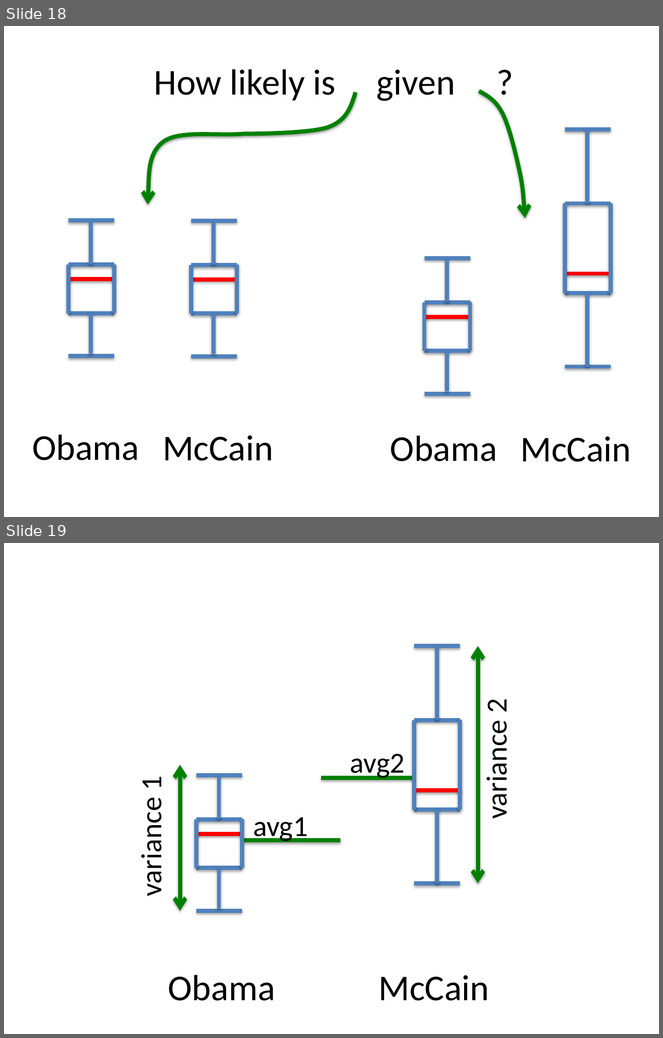
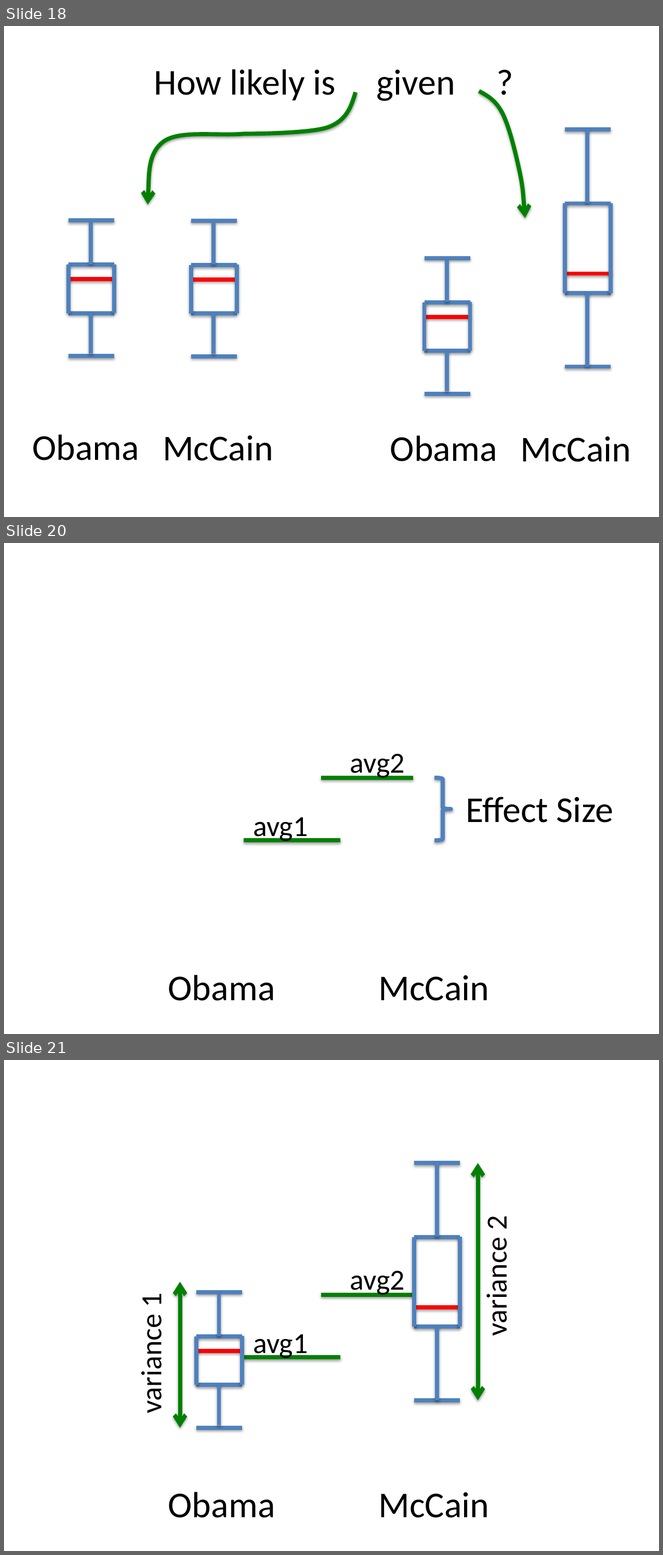
Before and after one commit to dataiap/dataiap, a slide deck: lectures/day3.pptx. Shown one above the other, each under a label of ours: slides 18 and 19 before the commit, slides 18, 20 and 21 after it; the slides between them are not shown. The pictures are 663x1038 and 663x1555 pixels, drawn with LibreOffice and Linux fonts; fonts in the diff are those of the drawing. Boxes give left, top, right and bottom in pixels: in the first picture for what was removed or moved away, otherwise in the second. Text is boxed around its words. In the diff, an @@ line names an element or a change of style, - is before the commit and + after.

```diff
--- a/lectures/day3.pptx
+++ b/lectures/day3.pptx
@@ slide 20 added at box(4, 543, 659, 1034), background #FFFFFF @@
@@ text added at box(350, 754, 405, 780), 32 pt, text #000000 @@
+avg2
@@ line added from (321, 778) to (414, 778), #008000 4.5 pt @@
@@ right brace added at box(435, 778, 451, 841), outline #4F81BD 4.5 pt @@
@@ text added at box(466, 797, 613, 823), 40 pt, text #000000 @@
+Effect Size
@@ text added at box(254, 818, 308, 843), 32 pt, text #000000 @@
+avg1
@@ line added from (244, 840) to (340, 840), #008000 4.5 pt @@
@@ text added at box(168, 975, 275, 1001), 40 pt, text #000000 @@
+Obama
@@ text added at box(378, 976, 489, 1001), 40 pt, text #000000 @@
+McCain
@@ what was slide 19 is now slide 21 @@
```
Also in this commit, not shown: 4 slides changed, 3 other slides added, 2 slides removed.
